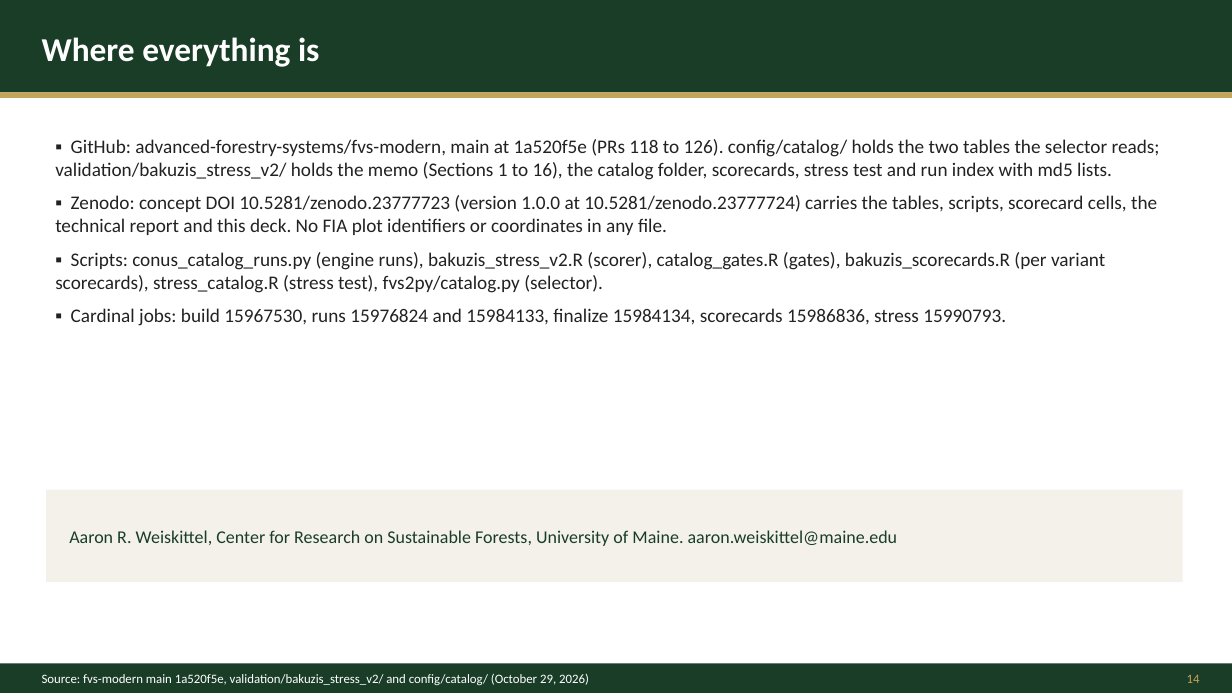
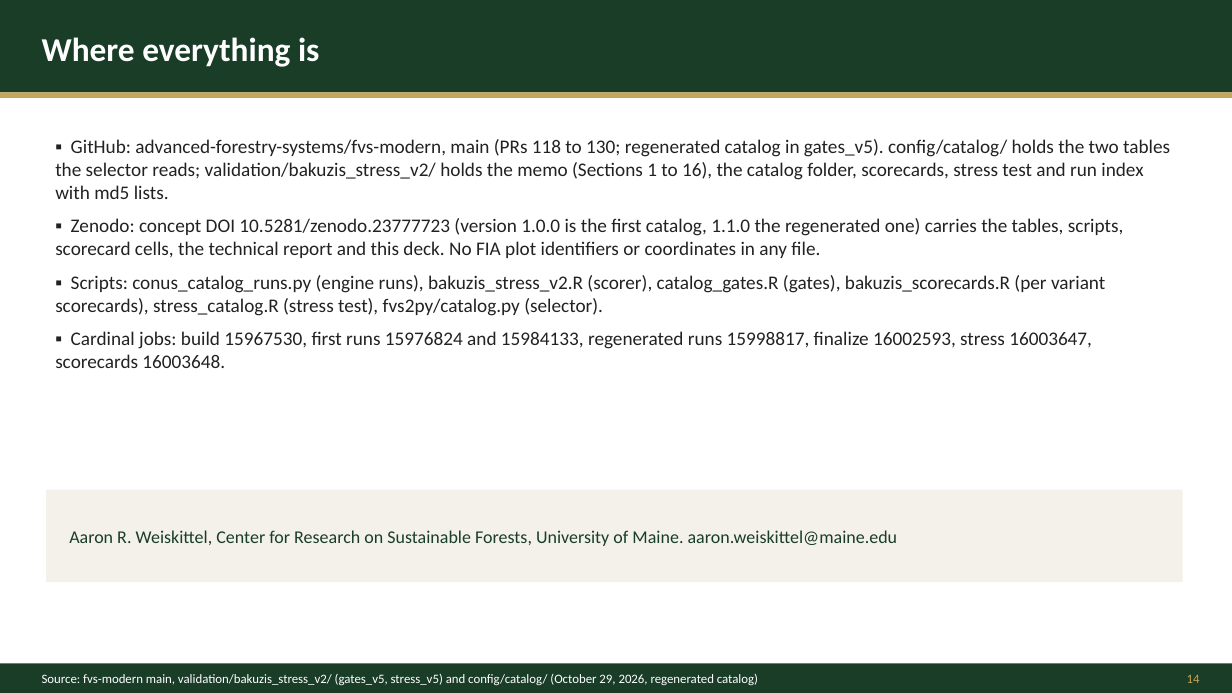
Before and after one commit to advanced-forestry-systems/fvs-modern, a slide deck: slide 14 of validation/bakuzis_stress_v2/release_20261029/deck/2026-10-29_fvs-modern-catalog-deck_DRAFT.pptx. Drawn at 1232x693 pixels with LibreOffice and Linux fonts; fonts in the diff are those of the drawing. Boxes give left, top, right and bottom in pixels: in the first picture for what was removed or moved away, otherwise in the second. Text is boxed around its words. In the diff, an @@ line names an element or a change of style, - is before the commit and + after.

```diff
--- a/validation/bakuzis_stress_v2/release_20261029/deck/2026-10-29_fvs-modern-catalog-deck_DRAFT.pptx
+++ b/validation/bakuzis_stress_v2/release_20261029/deck/2026-10-29_fvs-modern-catalog-deck_DRAFT.pptx
@@ text at (55, 139, 1170, 258): text changed @@
-▪ GitHub: advanced-forestry-systems/fvs-modern, main at 1a520f5e (PRs 118 to 126). config/catalog/ holds the two tables the selector reads; validation/bakuzis_stress_v2/ holds the memo (Sections 1 to 16), the catalog folder, scorecards, stress test and run index with md5 lists.
-▪ Zenodo: concept DOI 10.5281/zenodo.23777723 (version 1.0.0 at 10.5281/zenodo.23777724) carries the tables, scripts, scorecard cells, the technical report and this deck. No FIA plot identifiers or coordinates in any file.
+▪ GitHub: advanced-forestry-systems/fvs-modern, main (PRs 118 to 130; regenerated catalog in gates_v5). config/catalog/ holds the two tables the selector reads; validation/bakuzis_stress_v2/ holds the memo (Sections 1 to 16), the catalog folder, scorecards, stress test and run index with md5 lists.
+▪ Zenodo: concept DOI 10.5281/zenodo.23777723 (version 1.0.0 is the first catalog, 1.1.0 the regenerated one) carries the tables, scripts, scorecard cells, the technical report and this deck. No FIA plot identifiers or coordinates in any file.
@@ text at (55, 331, 1092, 368): text changed @@
-▪ Cardinal jobs: build 15967530, runs 15976824 and 15984133, finalize 15984134, scorecards 15986836, stress 15990793.
+▪ Cardinal jobs: build 15967530, first runs 15976824 and 15984133, regenerated runs 15998817, finalize 16002593, stress 16003647, scorecards 16003648.
@@ text at (42, 674, 758, 685): text changed @@
-Source: fvs-modern main 1a520f5e, validation/bakuzis_stress_v2/ and config/catalog/ (October 29, 2026)
+Source: fvs-modern main, validation/bakuzis_stress_v2/ (gates_v5, stress_v5) and config/catalog/ (October 29, 2026, regenerated catalog)
```
Also in this commit, not shown: 10 other slides changed, 40 other files.
